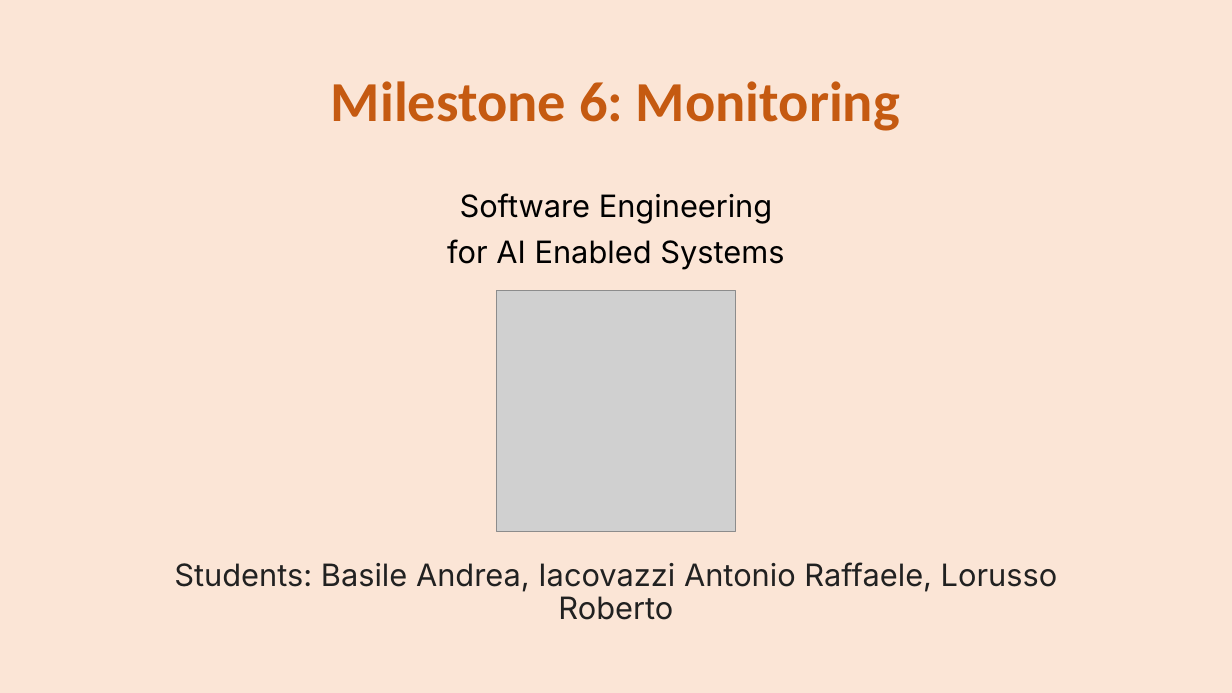
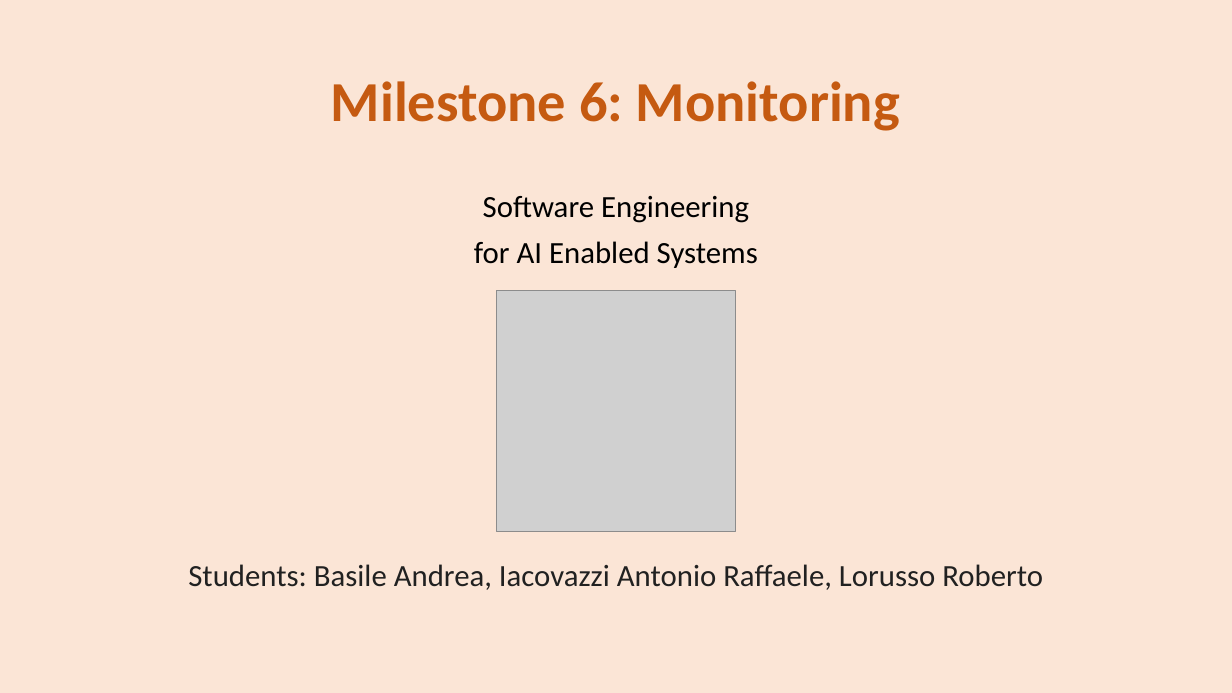
Before and after one commit to se4ai2223-uniba/architectural-style-recognition, a slide deck: slide 1 of docs/ArchiNet Team-Milestone 6.pptx. Drawn at 1232x693 pixels with LibreOffice and Linux fonts; fonts in the diff are those of the drawing; grey boxes stand for pictures. Boxes give left, top, right and bottom in pixels: in the first picture for what was removed or moved away, otherwise in the second. Text is boxed around its words. In the diff, an @@ line names an element or a change of style, - is before the commit and + after.

```diff
--- a/docs/ArchiNet Team-Milestone 6.pptx
+++ b/docs/ArchiNet Team-Milestone 6.pptx
@@ subtitle "Software Engineering" at bbox=[188, 196, 1043, 590]: font Inter to Calibri @@
```
Also in this commit, not shown: 5 other slides changed, 12 slides added, 2 slides removed.
